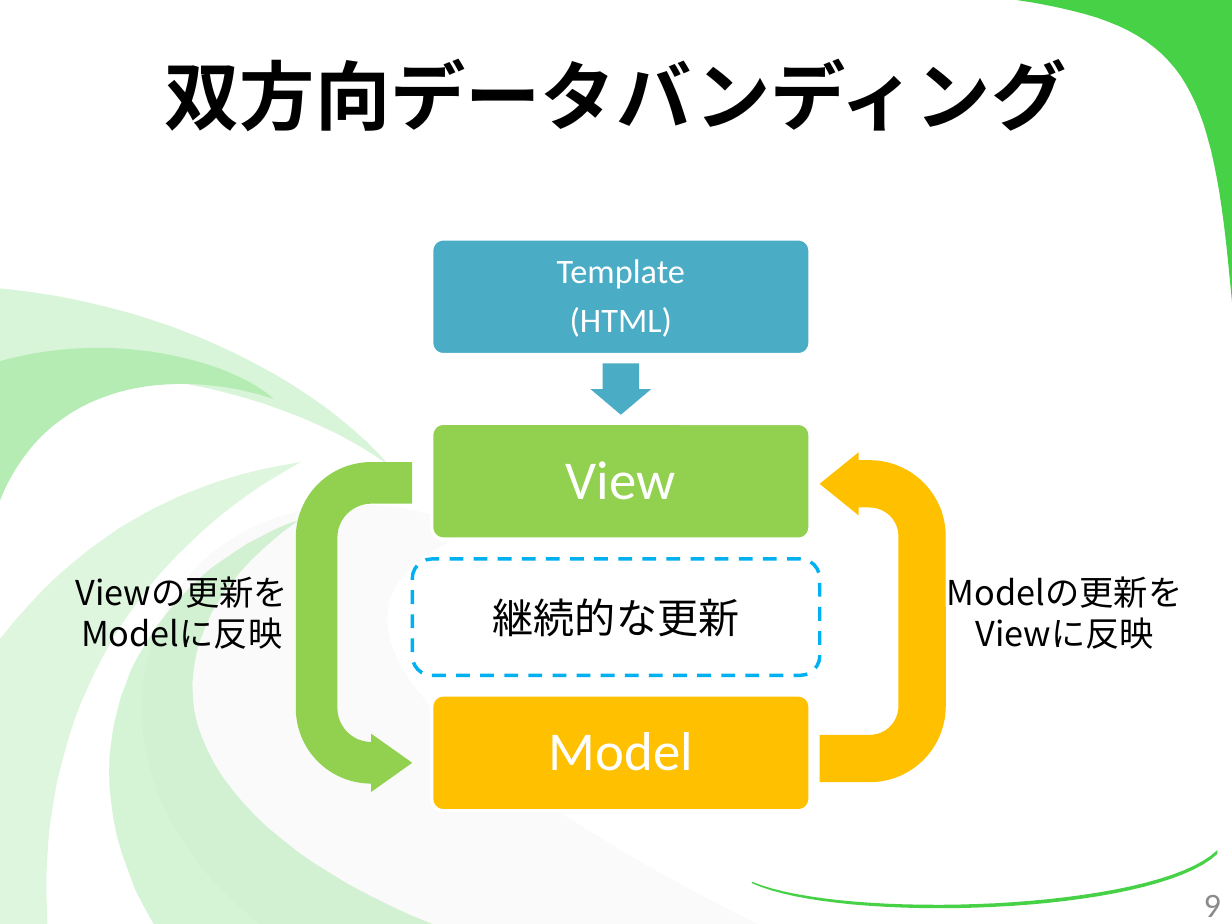
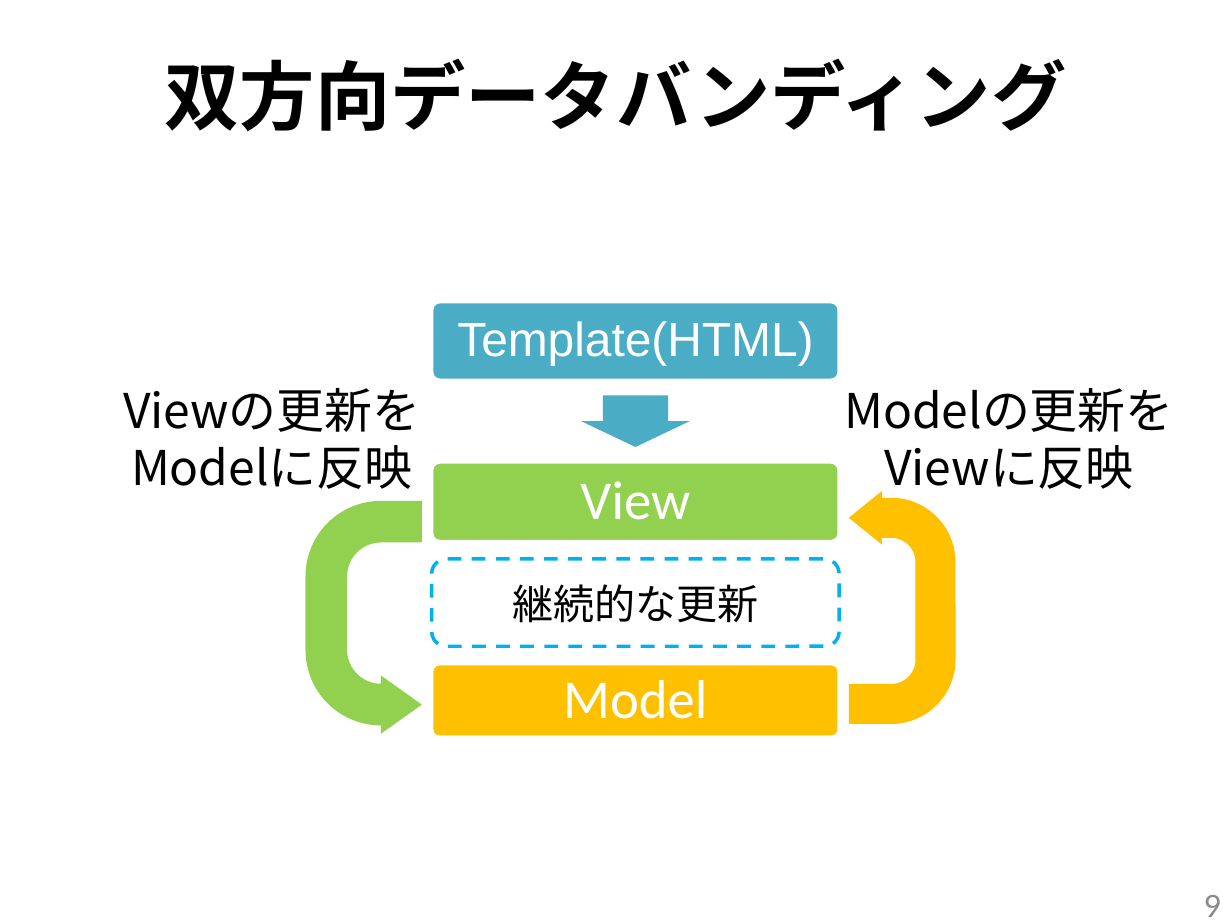
Before and after one commit to kotaro0717/Report-Management, a slide deck: slide 9 of PowerPoint/report_hokada picture.pptx. Drawn at 1232x924 pixels with LibreOffice and Linux fonts; fonts in the diff are those of the drawing. Boxes give left, top, right and bottom in pixels: in the first picture for what was removed or moved away, otherwise in the second. Text is boxed around its words. In the diff, an @@ line names an element or a change of style, - is before the commit and + after.

```diff
--- a/PowerPoint/report_hokada picture.pptx
+++ b/PowerPoint/report_hokada picture.pptx
@@ freeform shape removed at bbox=[1016, 0, 1232, 302] @@
@@ rounded rectangle: place and size @@
-rounded rectangle at bbox=[431, 239, 809, 355]
+rounded rectangle at bbox=[431, 302, 839, 381]
@@ text at bbox=[457, 321, 813, 365]: text changed; size 20 to 28 pt; font Calibri to Arial @@
-Template
-(HTML)
+Template(HTML)
@@ text "Viewの更新を" at bbox=[123, 388, 420, 489]: size 20 to 28 pt @@
@@ text "Viewの更新を": place and size @@
-text "Viewの更新を" at bbox=[75, 576, 288, 649]
+text "Viewの更新を" at bbox=[123, 388, 420, 489]
@@ text "Modelの更新を": place and size @@
-text "Modelの更新を" at bbox=[947, 576, 1183, 649]
+text "Modelの更新を" at bbox=[844, 388, 1173, 489]
@@ text "Modelの更新を" at bbox=[844, 388, 1173, 489]: size 20 to 28 pt @@
@@ right arrow: place and size @@
-right arrow at bbox=[591, 363, 651, 415]
+right arrow at bbox=[582, 395, 690, 447]
@@ text "View": place and size @@
-text "View" at bbox=[566, 461, 676, 500]
+text "View" at bbox=[580, 481, 690, 520]
@@ rounded rectangle: place and size @@
-rounded rectangle at bbox=[431, 424, 809, 540]
+rounded rectangle at bbox=[431, 462, 839, 542]
@@ uturn arrow: place and size @@
-uturn arrow at bbox=[297, 462, 413, 792]
+uturn arrow at bbox=[306, 501, 422, 734]
@@ uturn arrow: place and size @@
-uturn arrow at bbox=[821, 452, 946, 782]
+uturn arrow at bbox=[849, 492, 956, 724]
@@ group removed at bbox=[0, 288, 758, 924]: 5 freeform shapes @@
@@ rounded rectangle "継続的な更新": place and size @@
-rounded rectangle "継続的な更新" at bbox=[413, 559, 821, 675]
+rounded rectangle "継続的な更新" at bbox=[431, 559, 839, 647]
@@ text "Model": place and size @@
-text "Model" at bbox=[549, 732, 693, 771]
+text "Model" at bbox=[563, 680, 707, 719]
@@ rounded rectangle: place and size @@
-rounded rectangle at bbox=[431, 695, 809, 811]
+rounded rectangle at bbox=[431, 664, 839, 737]
@@ freeform shape removed at bbox=[752, 850, 1217, 908] @@
```
Also in this commit, not shown: 17 other slides changed, 2 other files.
